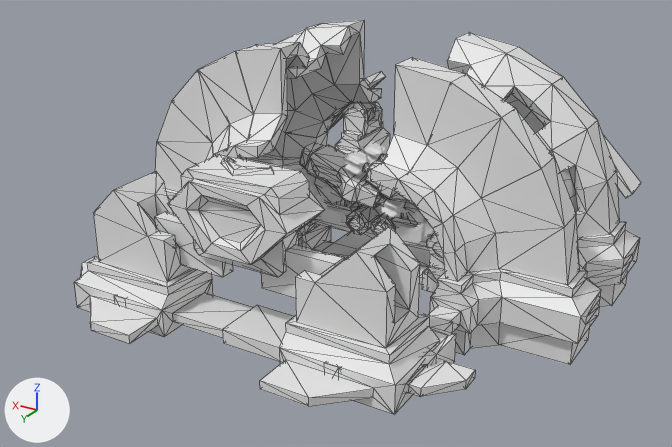
An edit to the COLLADA model objects3d/bowavp.dae, drawn before and after from the same camera.
Rendered twice from a camera (50 mm lens) standing at (-120.1, 222.7, 121.8) and looking at (4.3, 15.3, 18.2). Every picture has the same lights, and +X, +Y and +Z are marked at lower left. Mesh edges are drawn as thin lines on the coarser meshes. Where no turn or scale is listed for an object, it has been applied to the vertices. Vertices at the same position are counted once.

Objects in the first picture: 'back_wall_top', 'left_back_extension', 'left_cover1', 'left_cover2', 'right_back_extension', 'right_back_upgrade', 'right_cover1', 'right_cover2', 'right_cover3', 'right_cover4', 'right_cover5', 'right_wall'.
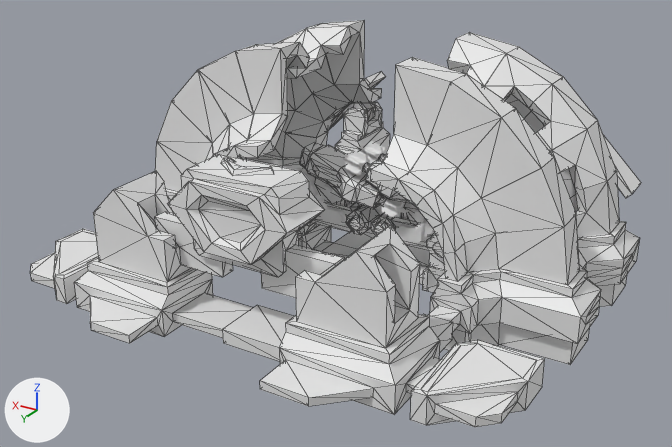
The newer file is also rescaled (x1.055) as a whole; pictures and numbers use the older file's frame.

What differs and where, as boxes (x1, y1, x2, y2) in the pictures (672 x 447 px):
'right_back_upgrade', mesh moved
    before: (329, 327, 456, 394)
    after: (410, 340, 545, 427)
'left_back_upgrade', mesh moved (not visible before)
    after: (30, 229, 98, 304)

The edits, one by one:
me_mesh_011 has 26 vertices, 48 faces and spans x -19.3..0.0, y -15.0..11.1, z -3.6..3.6.
me_mesh_011 is used by ob_right_back_upgrade; location (-28.7, 64.1, 11.1).
me_mesh_011 part 1: the whole mesh is moved by (-21.0, 0.0, 0.0).
me_mesh_022 has 26 vertices, 48 faces and spans x 0.0..19.3, y -15.0..11.1, z -3.6..3.6.
me_mesh_022 is used by ob_left_back_upgrade; location (28.7, 64.0, 11.1).
me_mesh_022 part 2: the whole mesh is moved by (21.0, 0.0, 0.0).
